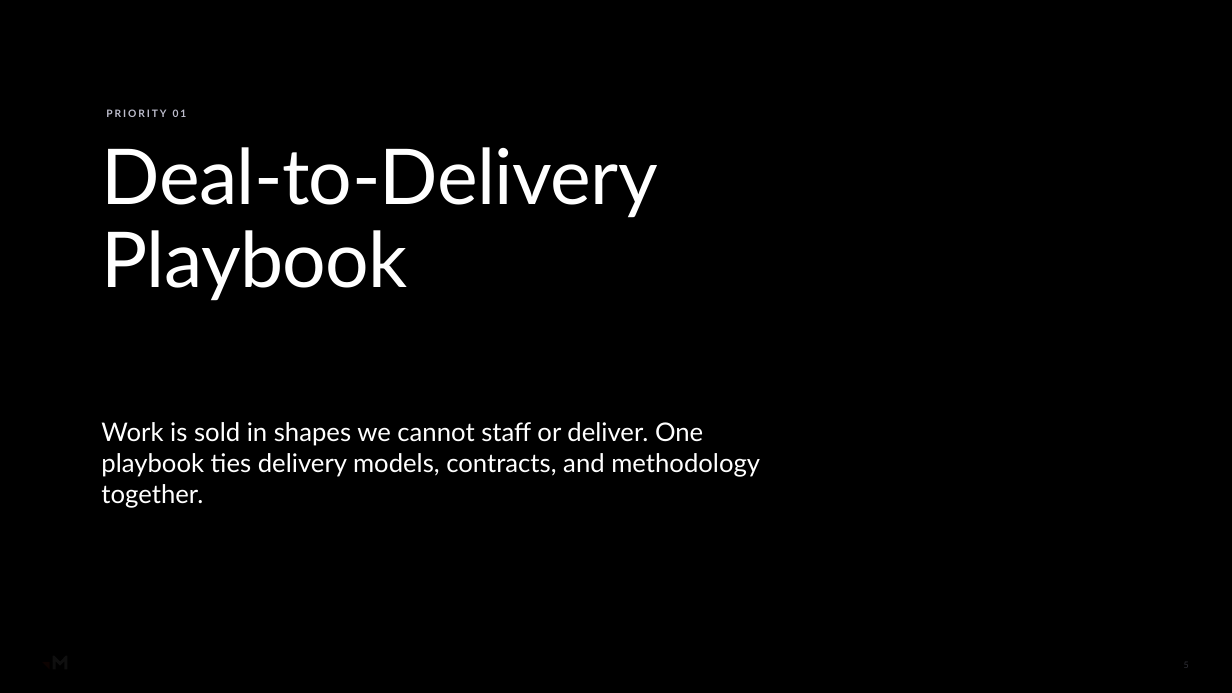
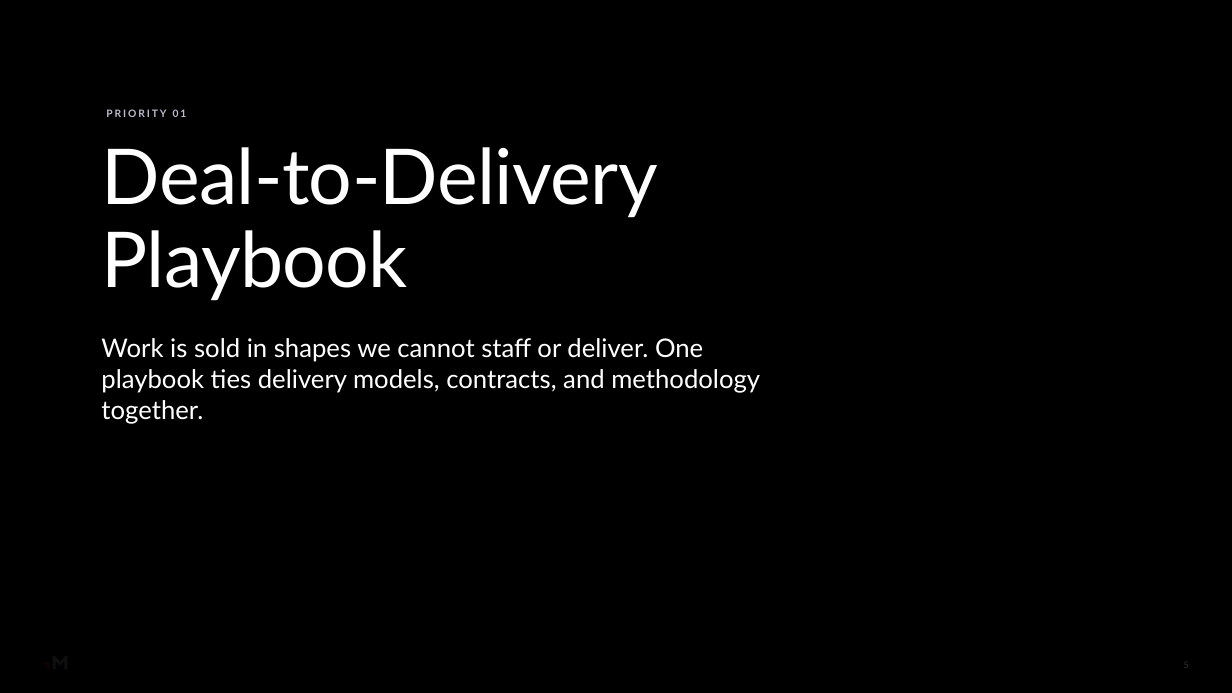
Before and after one commit to RachelHarrisMerkle/BasicMerkle, a slide deck: slide 5 of Delivery_Excellence_Kickoff_REDESIGNED.pptx. Drawn at 1232x693 pixels with LibreOffice and Linux fonts; fonts in the diff are those of the drawing; background and template pictures are left out; a plain dark background stands for a picture behind light text. Boxes give left, top, right and bottom in pixels: in the first picture for what was removed or moved away, otherwise in the second. Text is boxed around its words. In the diff, an @@ line names an element or a change of style, - is before the commit and + after.

```diff
--- a/Delivery_Excellence_Kickoff_REDESIGNED.pptx
+++ b/Delivery_Excellence_Kickoff_REDESIGNED.pptx
@@ rounded rectangle added at box(65, 71, 830, 453), fill #000000 at 62% opacity @@
@@ text "Work is sold in shapes ...": place and size @@
-text "Work is sold in shapes ..." at box(101, 422, 760, 508)
+text "Work is sold in shapes ..." at box(101, 338, 760, 424)
```
Also in this commit, not shown: 24 other slides changed, 1 other file.
